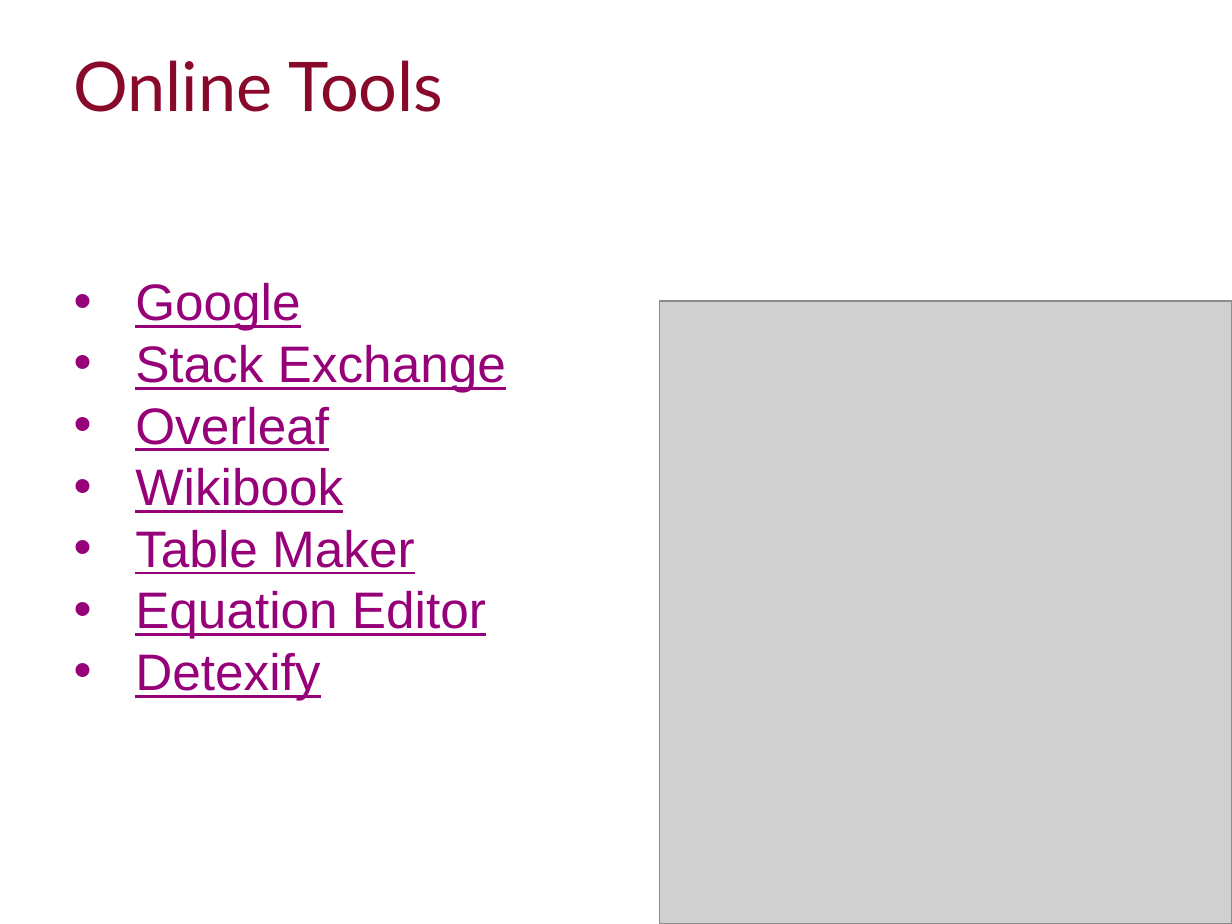
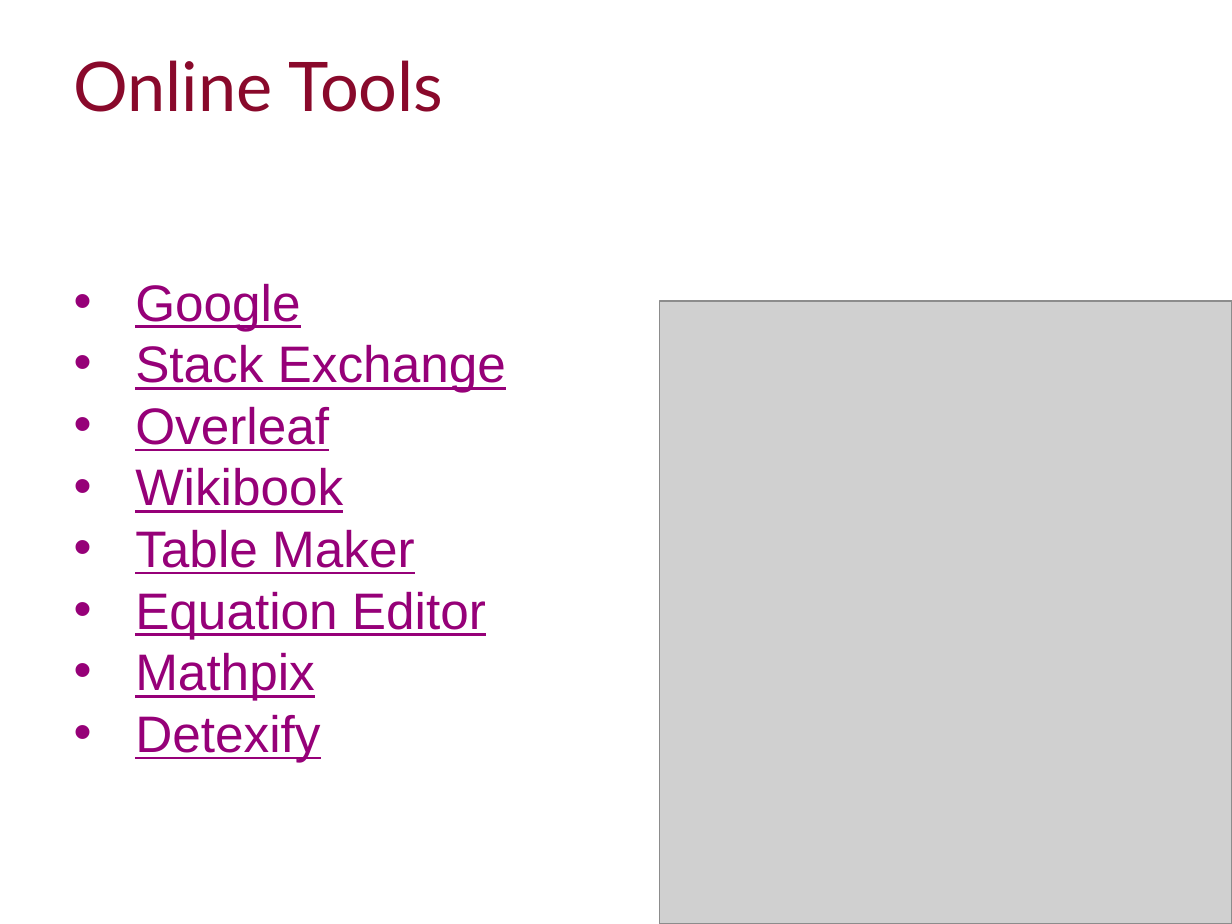
Before and after one commit to ImperialCollegeLondon/RCDS-introduction-to-latex, a slide deck: slide 27 of Intro to Latex Slides.pptx (slide 26 before the commit). Drawn at 1232x924 pixels with LibreOffice and Linux fonts; fonts in the diff are those of the drawing; grey boxes stand for pictures; background and template pictures are left out. Boxes give left, top, right and bottom in pixels: in the first picture for what was removed or moved away, otherwise in the second. Text is boxed around its words. In the diff, an @@ line names an element or a change of style, - is before the commit and + after.

```diff
--- a/Intro to Latex Slides.pptx
+++ b/Intro to Latex Slides.pptx
@@ text at bbox=[135, 652, 315, 700]: paragraph added @@
+• Mathpix
```
Also in this commit, not shown: 1 other slide changed, 1 slide added.
